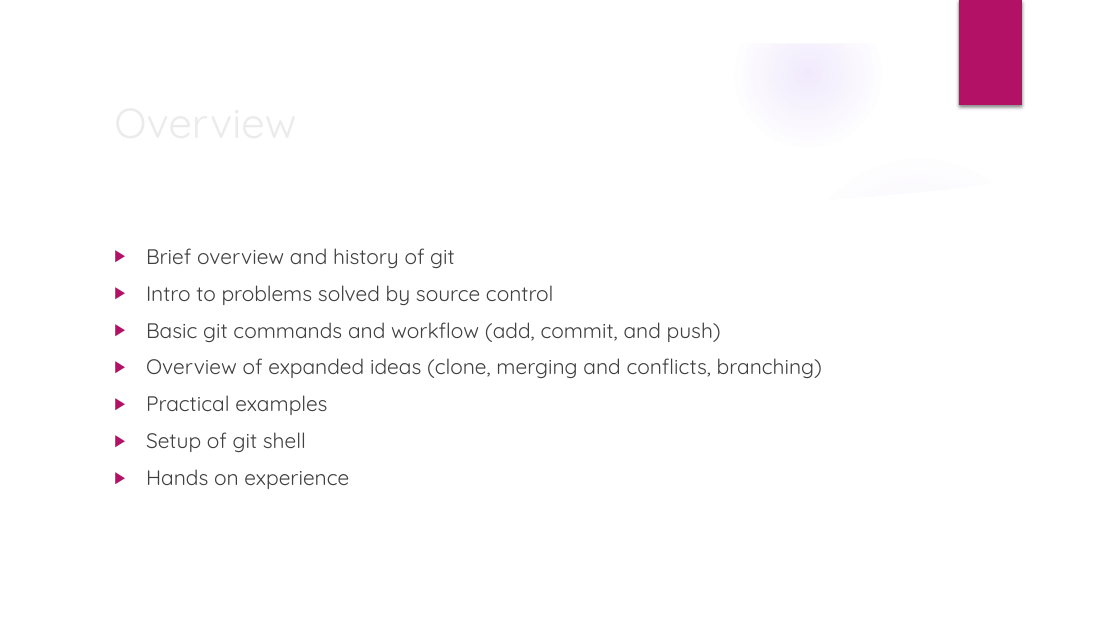
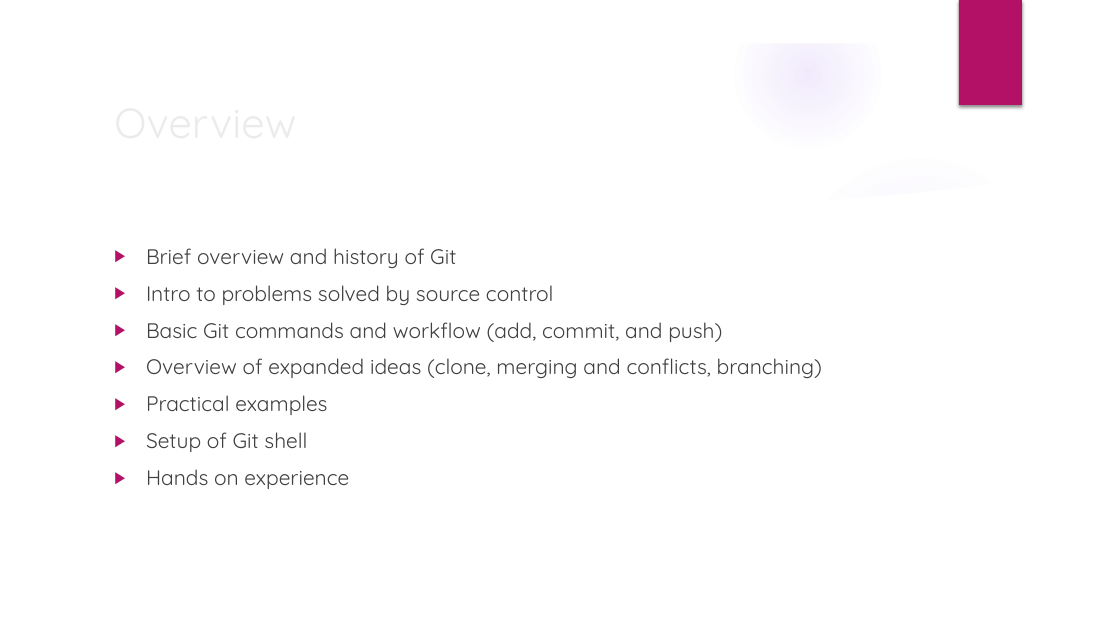
Before and after one commit to cdobos/git_session, a slide deck: slide 2 of Intro to git.pptx. Drawn at 1120x630 pixels with LibreOffice and Linux fonts; fonts in the diff are those of the drawing; background and template pictures are left out. Boxes give left, top, right and bottom in pixels: in the first picture for what was removed or moved away, otherwise in the second. Text is boxed around its words. In the diff, an @@ line names an element or a change of style, - is before the commit and + after.

Commit message:
added examples of basic git commands in ppx

```diff
--- a/Intro to git.pptx
+++ b/Intro to git.pptx
@@ text at box(146, 248, 456, 268): text changed @@
-▶ Brief overview and history of git
+▶ Brief overview and history of Git
@@ text at box(146, 322, 722, 342): text changed @@
-▶ Basic git commands and workflow (add, commit, and push)
+▶ Basic Git commands and workflow (add, commit, and push)
@@ text at box(146, 432, 307, 452): text changed @@
-▶ Setup of git shell
+▶ Setup of Git shell
```
Also in this commit, not shown: 2 other slides changed, 8 slides added.
